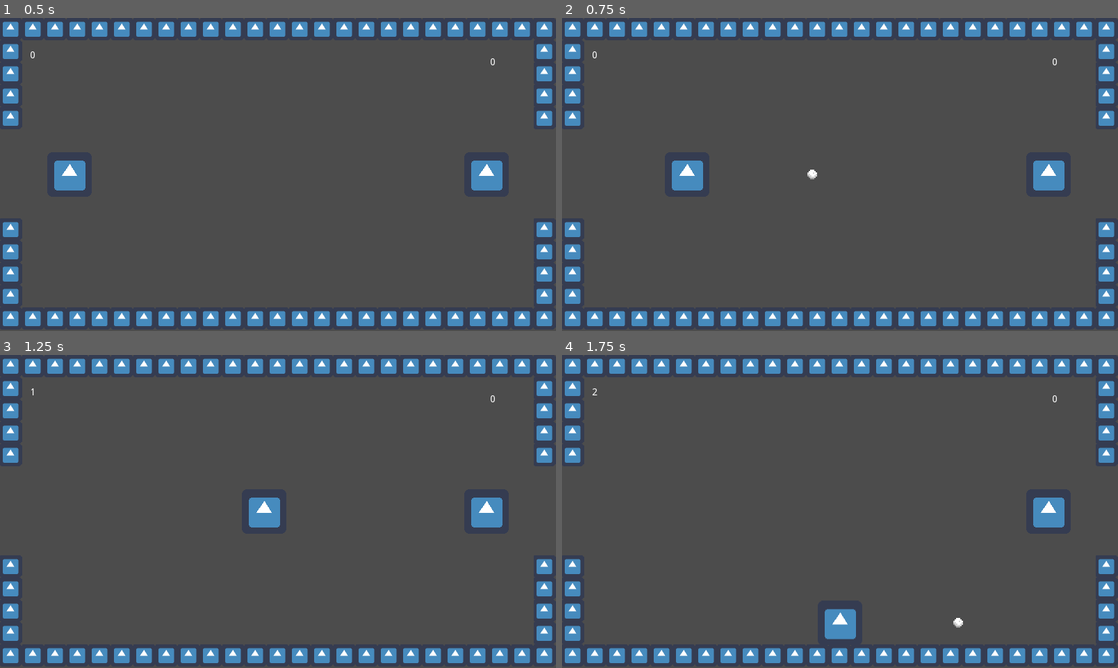
Above: before the commit, frames 1-4 (two rows, left to right).
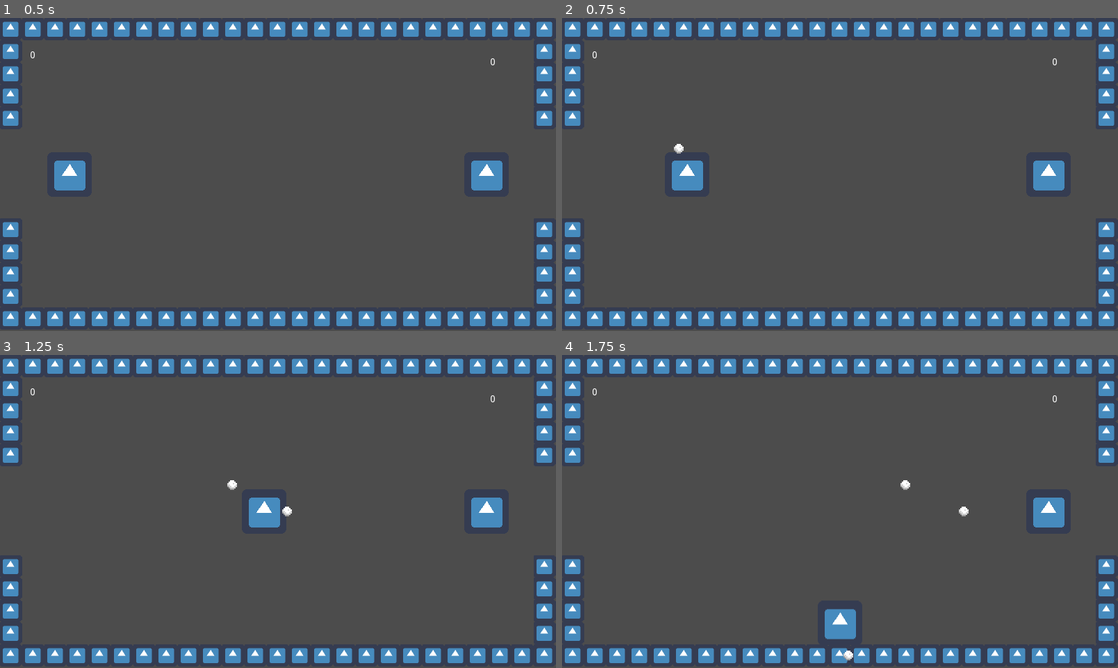
Above: after the commit, the same moments.

Repository: BPawlikowsky/DBKnightz
Game: Godot game, scene res://scenes/Arena.tscn
Same seed, same stepped clock (60 frames per second), same inputs: the game is played once before the commit and once after it. The engine's default icon, where the game draws it, is replaced by a stand-in: a white triangle on a blue panel in a dark square.
Inputs:
- Up to frame 1 (0.5 s): no input
- Up to frame 2 (0.75 s): tap Enter (ui_accept) at 0.5 s; hold Right (ui_right) from 0.53 s (still down)
- Up to frame 3 (1.25 s): keep holding Right (ui_right); tap Enter (ui_accept) at 0.77 s
- Up to frame 4 (1.75 s): release Right (ui_right) at 1.28 s; hold Down (ui_down) from 1.28 s (still down); tap Enter (ui_accept) at 1.52 s

Frame 1 is identical in both runs. In frame 2, less than 0.1% of the frame differs, in the area x 20-46%, y 40-52%; in frame 3, less than 0.1%; in frame 4, 0.2%, in the area x 5-74%, y 10-98%.

Commit message:
Balls work, score works, both players are up, Shield missing

Diff:
--- a/scenes/Arena.gd
+++ b/scenes/Arena.gd
@@ -16,7 +16,6 @@
 	get_child(4).name = "Player02"
 	get_child(4).set_position(Vector2(get_viewport_rect().size.x - 100, get_viewport_rect().size.y/2))
 
-
 	$Player02.set_move_left("ui_2_left")
 	$Player02.set_move_right("ui_2_right")
 	$Player02.set_move_up("ui_2_up")
--- a/scenes/Ball.gd
+++ b/scenes/Ball.gd
@@ -4,18 +4,18 @@
 
 func _ready():
 	if get_parent().name == "Player01":
-		global_position = get_parent().get_global_position() + Vector2(50, 0)
-		applied_force = Vector2(speed, 0)
+		linear_velocity = Vector2(speed, 0)
 	elif get_parent().name == "Player02":
-		global_position = get_parent().get_global_position() + Vector2(-50, 0)
-		applied_force = Vector2(-speed, 0)
+		linear_velocity = Vector2(-speed, 0)
 
-func _physics_process(delta):
-	global_translate(position.normalized() * speed * delta)
 
+func _process(delta):
 	if global_position.x > get_viewport_rect().size.x + 10:
 		get_parent().get_parent().get_node("Player01").set_score(get_parent().get_parent().get_node("Player01").get_score() + 1)
 		queue_free()
-	elif global_position.x < -100:
+	elif global_position.x < -10:
 		get_parent().get_parent().get_node("Player02").set_score(get_parent().get_parent().get_node("Player02").get_score() + 1)
 		queue_free()
+
+func _physics_process(delta):
+	linear_velocity = linear_velocity.normalized() * speed * delta
--- a/scenes/Ball.tscn
+++ b/scenes/Ball.tscn
@@ -14,13 +14,13 @@
 "balls",
 ]]
 mode = 2
-mass = 0.102041
 physics_material_override = SubResource( 1 )
 gravity_scale = 0.0
 script = ExtResource( 1 )
 __meta__ = {
 "_edit_group_": true
 }
+speed = 20000
 
 [node name="CollisionShape2D" type="CollisionShape2D" parent="."]
 scale = Vector2( 2, 2 )
--- a/scenes/Player.gd
+++ b/scenes/Player.gd
@@ -2,7 +2,7 @@
 
 export var speed = 40
 
-var packedball = preload("res://scenes/Ball.tscn")
+var packedball = load("res://scenes/Ball.tscn")
 
 var move_left = "ui_left" setget set_move_left
 var move_right = "ui_right" setget set_move_right
Not shown, changed: DBK0.exe
Not shown, removed: DBK0.pck
